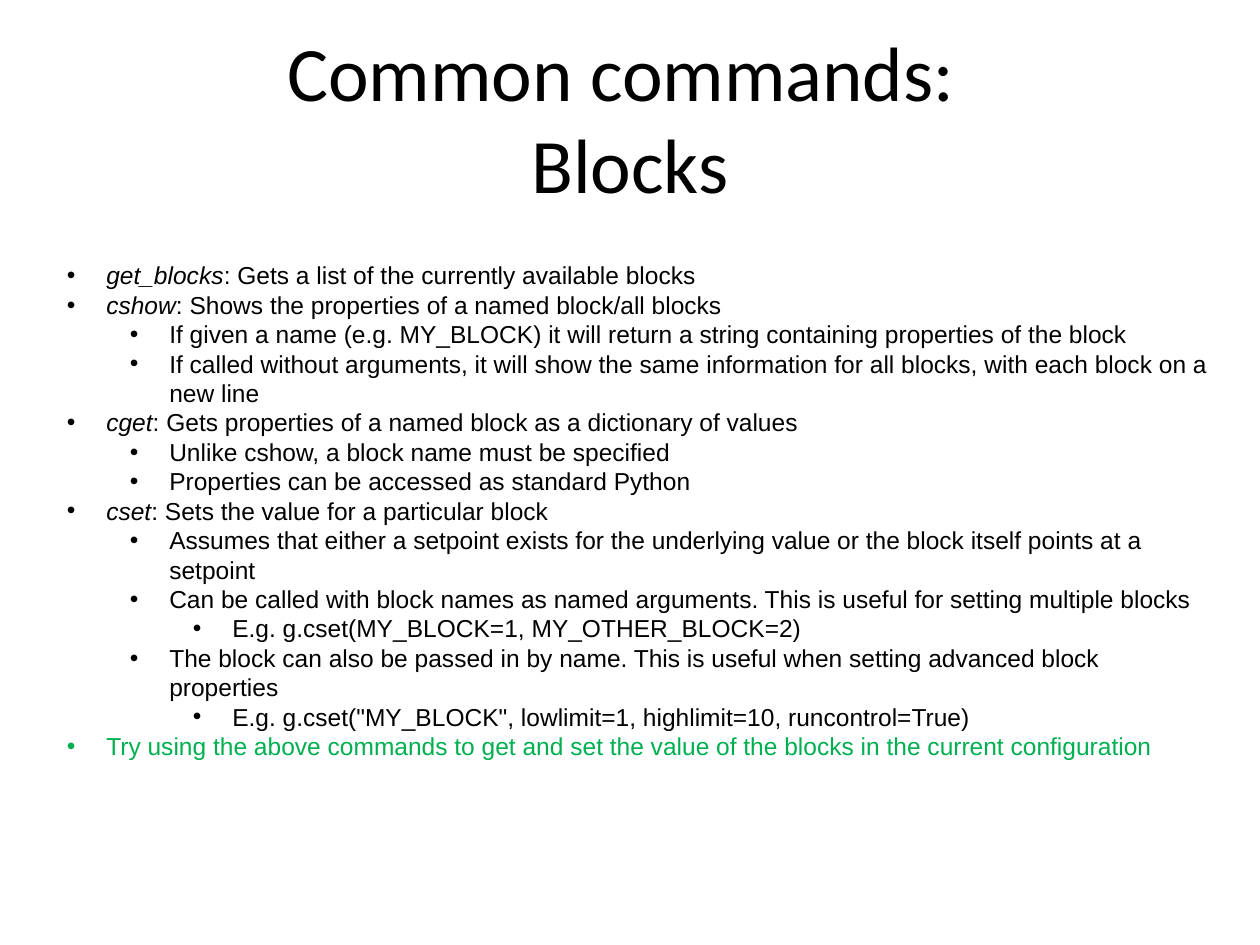
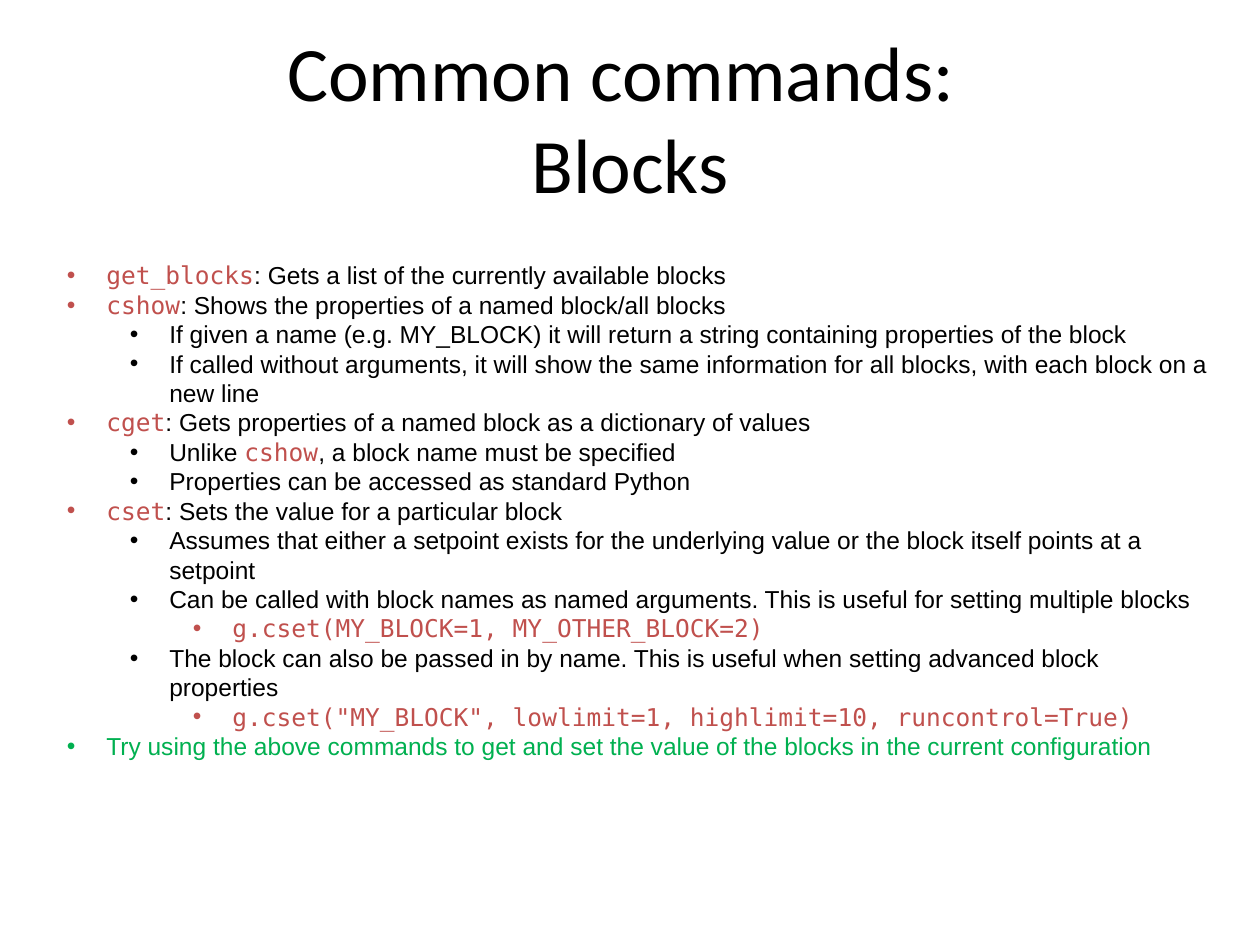
Before and after one commit to ISISComputingGroup/ibex_user_manual, a slide deck: slide 11 of genie_python_and_ibex/genie_python_and_ibex.pptx (slide 12 before the commit). Drawn at 1260x945 pixels with LibreOffice and Linux fonts; fonts in the diff are those of the drawing; background and template pictures are left out. Boxes give left, top, right and bottom in pixels: in the first picture for what was removed or moved away, otherwise in the second. Text is boxed around its words. In the diff, an @@ line names an element or a change of style, - is before the commit and + after.

Commit message:
Add text formatting to PPT to make it clearer

```diff
--- a/genie_python_and_ibex/genie_python_and_ibex.pptx
+++ b/genie_python_and_ibex/genie_python_and_ibex.pptx
@@ text at [106,265,810,525]: font Arial to DejaVu Sans Mono, text colour #000000 to #C0504D in "get_blocks:", "cshow:", "cget:", "cshow," and 1 more places; italic off in "get_blocks:", "cshow:", "cget:", "cset:" @@
@@ text at [232,618,764,643]: text changed; font Arial to DejaVu Sans Mono; text colour #000000 to #C0504D @@
-    • E.g. g.cset(MY_BLOCK=1, MY_OTHER_BLOCK=2)
+    • g.cset(MY_BLOCK=1, MY_OTHER_BLOCK=2)
@@ text at [232,707,1133,731]: text changed; font Arial to DejaVu Sans Mono; text colour #000000 to #C0504D @@
-    • E.g. g.cset("MY_BLOCK", lowlimit=1, highlimit=10, runcontrol=True)
+    • g.cset("MY_BLOCK", lowlimit=1, highlimit=10, runcontrol=True)
```
Also in this commit, not shown: 14 other slides changed, 1 slide removed.
